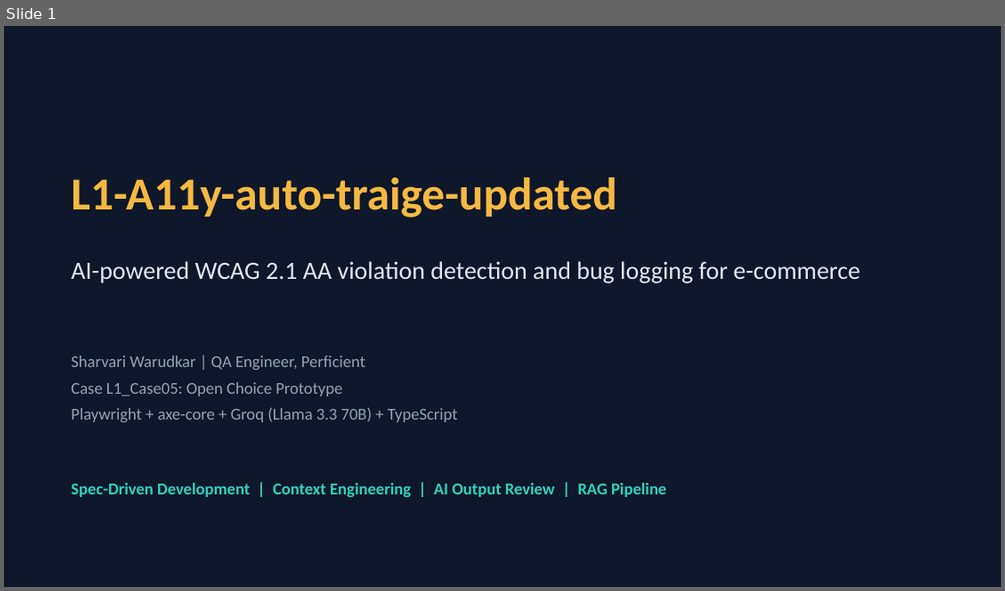
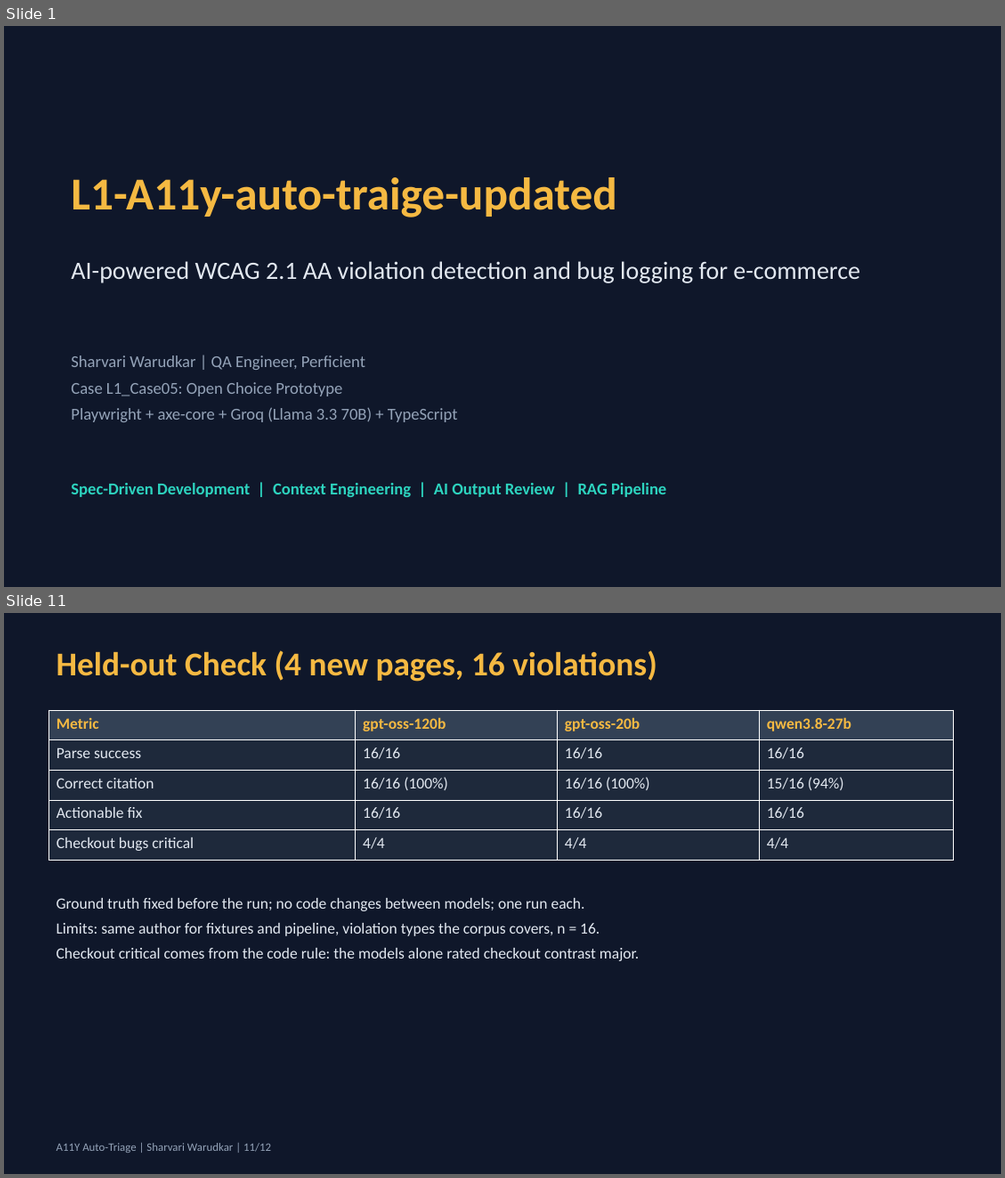
Before and after one commit to Sharvari-Warudkar/a11y-auto-triage, a slide deck: evidence/L1-a11y-auto-traige-presentation.pptx. Shown one above the other, each under a label of ours: slide 1 before the commit, slides 1 and 11 after it; the slides between them are not shown. The pictures are 1005x591 and 1005x1178 pixels, drawn with LibreOffice and Linux fonts; fonts in the diff are those of the drawing. Boxes give left, top, right and bottom in pixels: in the first picture for what was removed or moved away, otherwise in the second. Text is boxed around its words. In the diff, an @@ line names an element or a change of style, - is before the commit and + after.

```diff
--- a/evidence/L1-a11y-auto-traige-presentation.pptx
+++ b/evidence/L1-a11y-auto-traige-presentation.pptx
@@ slide 11 added at [4,613,1001,1174], background #0F172A @@
@@ text added at [57,650,657,682], 32 pt, text #F5B942, bold @@
+Held-out Check (4 new pages, 16 violations)
@@ table added at [48,710,954,860], 5 rows, 4 columns @@
+Metric | gpt-oss-120b | gpt-oss-20b | qwen3.8-27b
+Parse success | 16/16 | 16/16 | 16/16
+Correct citation | 16/16 (100%) | 16/16 (100%) | 15/16 (94%)
+Actionable fix | 16/16 | 16/16 | 16/16
+Checkout bugs critical | 4/4 | 4/4 | 4/4
@@ text added at [57,898,639,961], 15 pt, text #E2E8F0 @@
+Ground truth fixed before the run; no code changes between models; one run each.
+Limits: same author for fixtures and pipeline, violation types the corpus covers, n = 16.
+Checkout critical comes from the code rule: the models alone rated checkout contrast major.
@@ text added at [57,1143,271,1152], 11 pt, text #94A3B8 @@
+A11Y Auto-Triage | Sharvari Warudkar | 11/12
```
Also in this commit, not shown: 10 slides changed, 33 other files.
